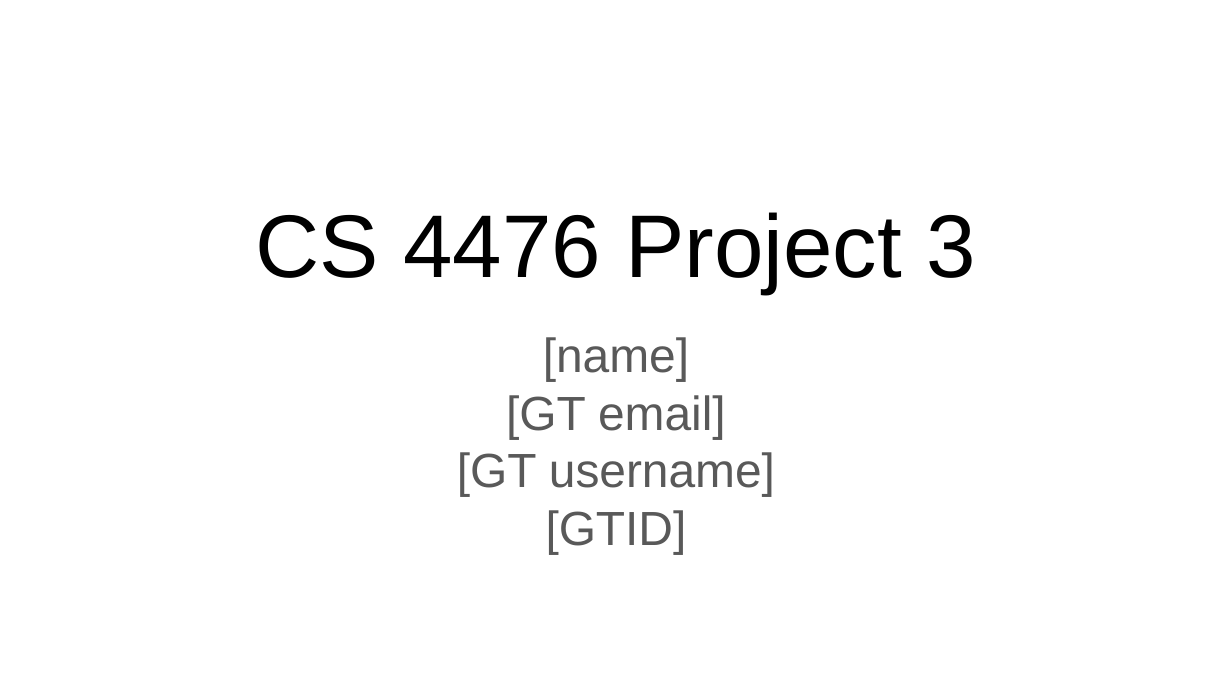
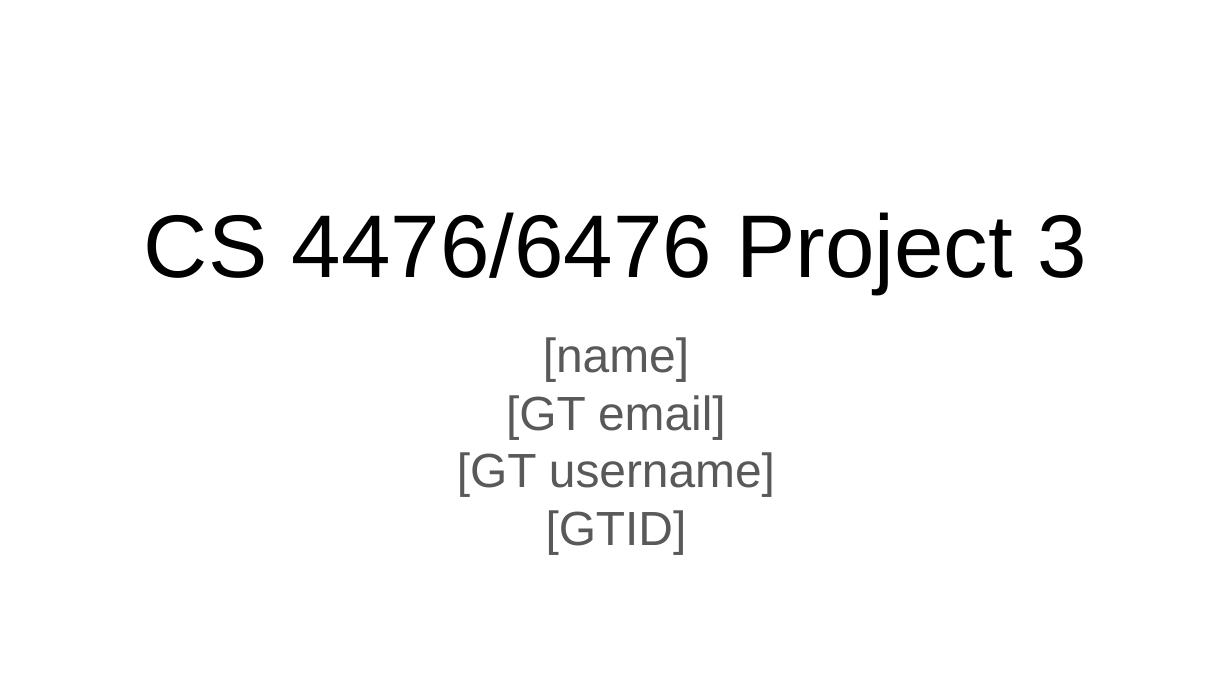
Before and after one commit to ShuvoNewaz/CS-6476-Projects-Fall2022, a slide deck: slide 1 of docs/proj3_template.pptx. Drawn at 1232x693 pixels with LibreOffice and Linux fonts; fonts in the diff are those of the drawing. Boxes give left, top, right and bottom in pixels: in the first picture for what was removed or moved away, otherwise in the second. Text is boxed around its words. In the diff, an @@ line names an element or a change of style, - is before the commit and + after.

```diff
--- a/docs/proj3_template.pptx
+++ b/docs/proj3_template.pptx
@@ text at (x1=144, y1=212, x2=1087, y2=293): text changed @@
-CS 4476 Project 3
+CS 4476/6476 Project 3
```
Also in this commit, not shown: 2 slides added, 6 other files.
